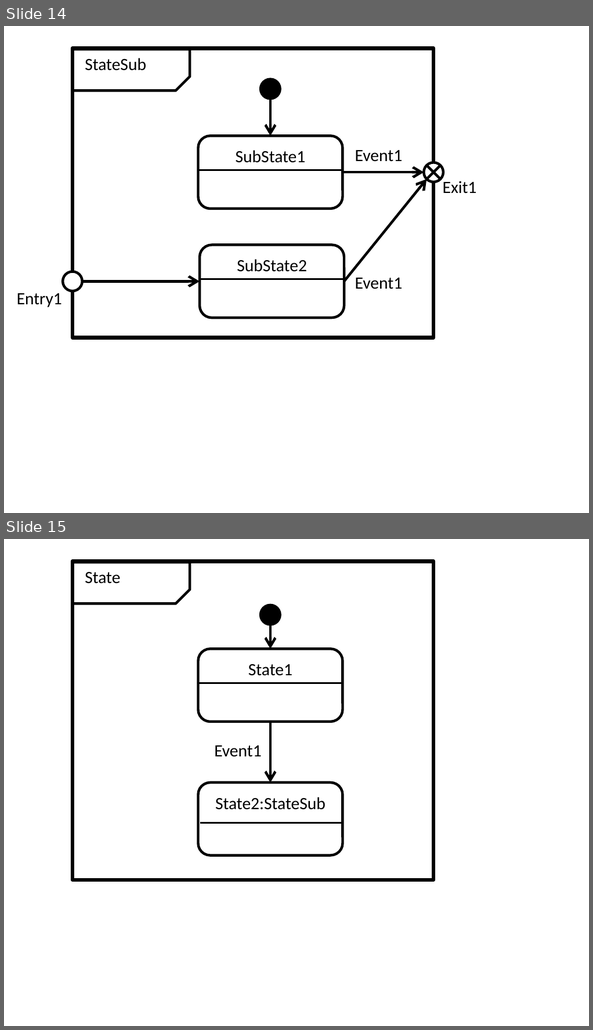
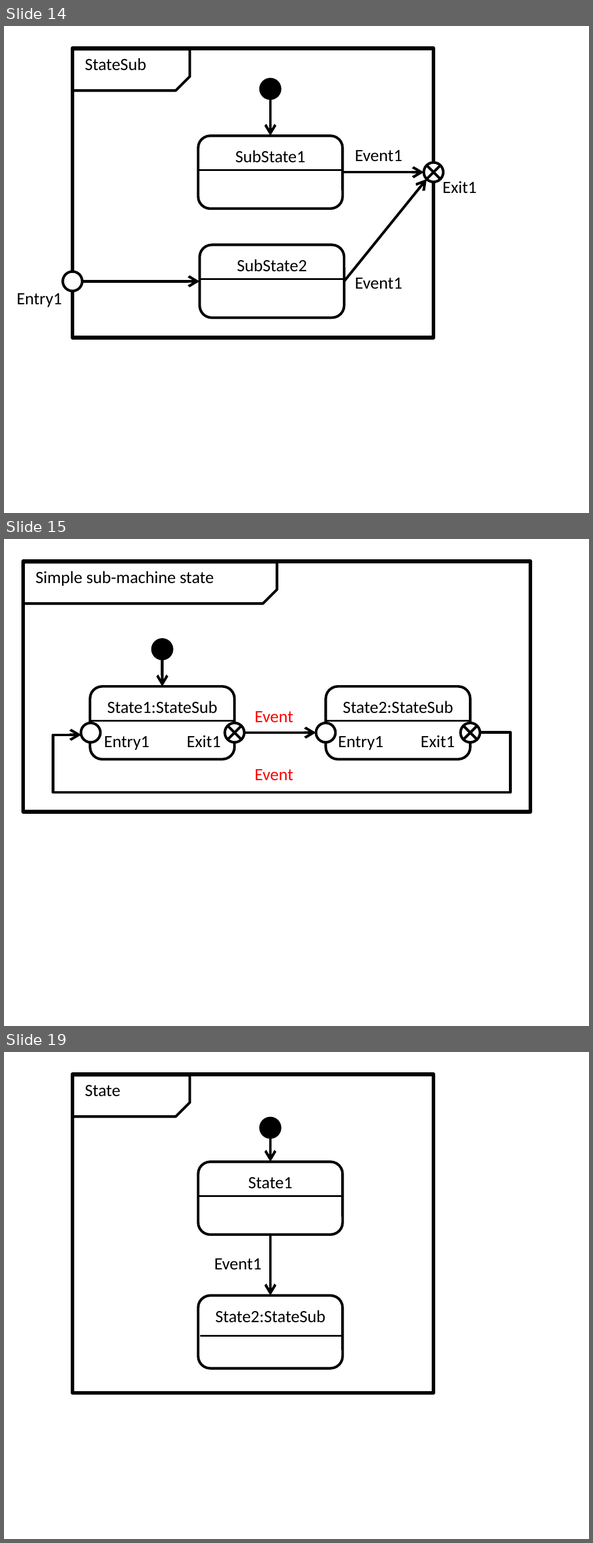
Before and after one commit to redboltz/cpp_sample, a slide deck: boost_training/msm/fig.pptx. Shown one above the other, each under a label of ours: slides 14 and 15 before the commit, slides 14, 15 and 19 after it; the slides between them are not shown. The pictures are 593x1030 and 593x1543 pixels, drawn with LibreOffice and Linux fonts; fonts in the diff are those of the drawing. Boxes give left, top, right and bottom in pixels: in the first picture for what was removed or moved away, otherwise in the second. Text is boxed around its words. In the diff, an @@ line names an element or a change of style, - is before the commit and + after.

```diff
--- a/boost_training/msm/fig.pptx
+++ b/boost_training/msm/fig.pptx
@@ slide 15 added at bbox=[4, 539, 589, 1026], background #FFFFFF @@
@@ rectangle added at bbox=[23, 561, 529, 811], outline #000000 2.25 pt @@
@@ snip rect added at bbox=[23, 562, 276, 603], outline #000000 1.5 pt @@
@@ text added at bbox=[35, 571, 214, 586], 10 pt, text #000000 @@
+Simple sub-machine state
@@ ellipse added at bbox=[152, 639, 172, 659], fill #000000, outline #000000 1.5 pt @@
@@ arrow added from (162, 659) to (162, 686), #000000 1.5 pt @@
@@ rounded rectangle added at bbox=[90, 686, 235, 759], outline #000000 1.5 pt, 10 pt, text #000000 @@
+State1:StateSub
@@ rounded rectangle added at bbox=[325, 686, 470, 759], outline #000000 1.5 pt, 10 pt, text #000000 @@
+State2:StateSub
@@ text added at bbox=[255, 711, 293, 723], 10 pt, text #FF0000 @@
+Event
@@ ellipse added at bbox=[81, 723, 100, 743], fill #FFFFFF, outline #000000 1.5 pt @@
@@ line added from (90, 721) to (234, 721), #000000 1 pt @@
@@ ellipse added at bbox=[224, 723, 244, 743], fill #FFFFFF, outline #000000 1.5 pt @@
@@ line added from (228, 726) to (241, 739), #000000 1.5 pt @@
@@ line added from (241, 726) to (228, 739), #000000 1.5 pt @@
@@ ellipse added at bbox=[315, 723, 335, 743], fill #FFFFFF, outline #000000 1.5 pt @@
@@ line added from (325, 721) to (469, 721), #000000 1 pt @@
@@ ellipse added at bbox=[460, 723, 480, 743], fill #FFFFFF, outline #000000 1.5 pt @@
@@ line added from (463, 726) to (476, 739), #000000 1.5 pt @@
@@ line added from (476, 726) to (463, 739), #000000 1.5 pt @@
@@ freeform shape added at bbox=[53, 732, 510, 792], outline #000000 1.5 pt @@
@@ text added at bbox=[104, 736, 149, 750], 10 pt, text #000000 @@
+Entry1
@@ text added at bbox=[187, 735, 221, 748], 10 pt, text #000000 @@
+Exit1
@@ arrow added from (244, 733) to (315, 733), #000000 1.5 pt @@
@@ text added at bbox=[338, 736, 383, 750], 10 pt, text #000000 @@
+Entry1
@@ text added at bbox=[420, 735, 455, 748], 10 pt, text #000000 @@
+Exit1
@@ text added at bbox=[255, 769, 293, 781], 10 pt, text #FF0000 @@
+Event
@@ what was slide 15 is now slide 19 @@
```
Also in this commit, not shown: 3 other slides added, 3 other files.
